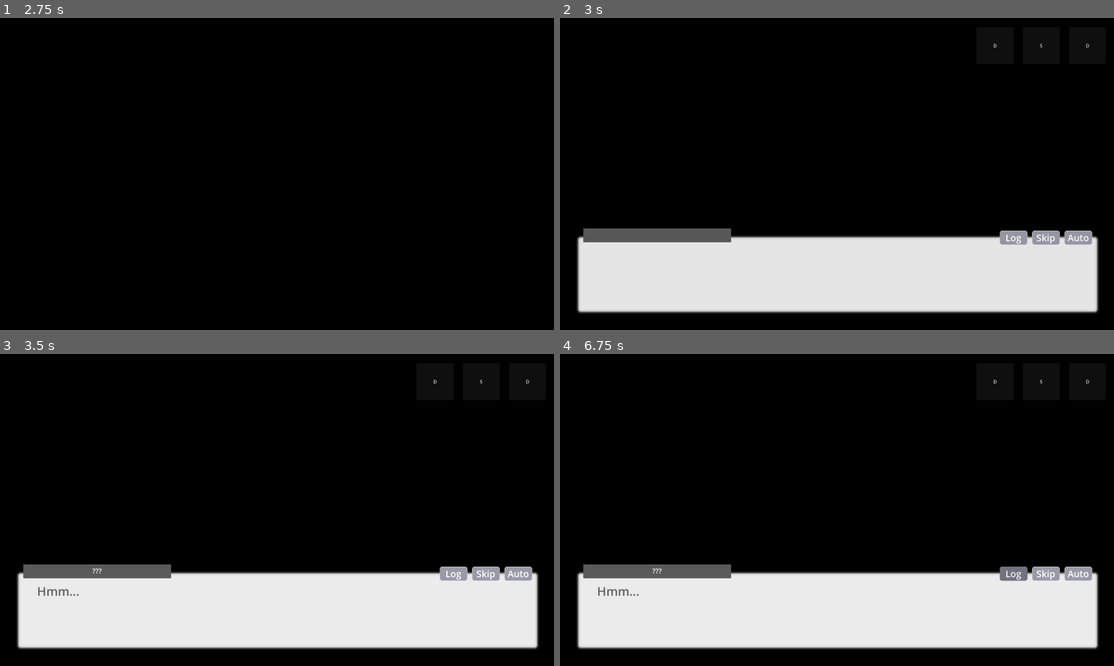
Above: before the commit, frames 1-4 (two rows, left to right).
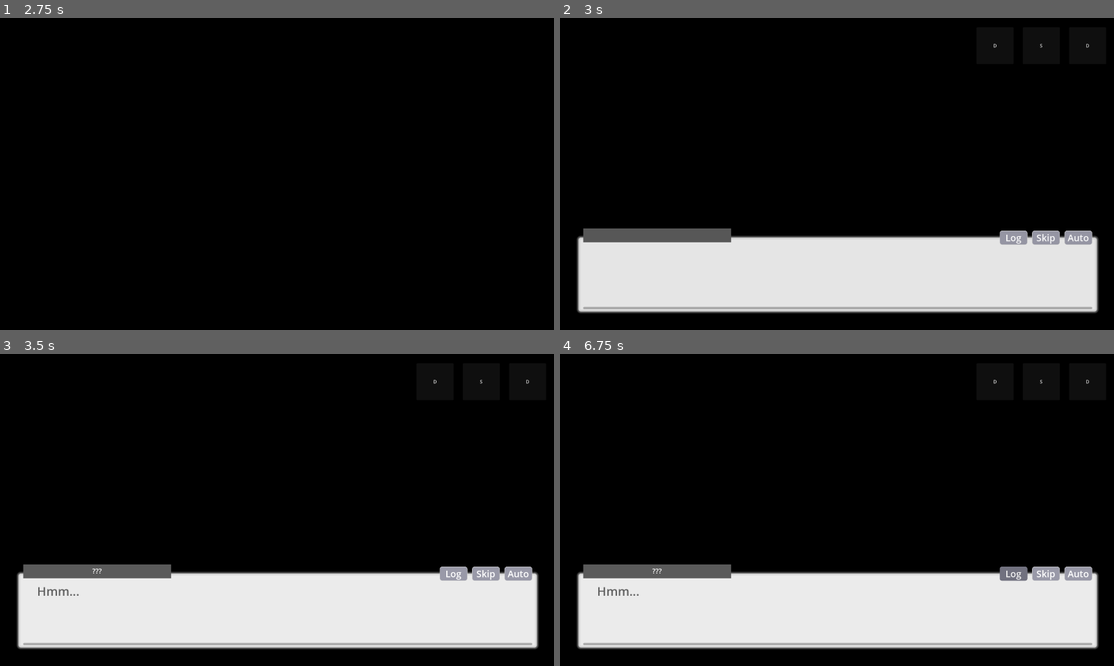
Above: after the commit, the same moments.

Repository: SaturdayMilkshake/pesticide-game
Game: Godot game, scene res://scenes/managers/scene_manager/scene_manager.tscn
Same seed, same stepped clock (60 frames per second), same inputs: the game is played once before the commit and once after it.
Inputs (mouse positions are in pixels of both pictures, inside the frame that each line leads up to):
- Up to frame 1 (2.75 s): tap Enter (ui_accept) at 0.5, 0.6, 0.77, 1.07 s; move the mouse to (398, 158) at 0.52 s; click (398, 158) at 0.67 s; click "Auto" at 1.25 s; click "Skip" at 2 s
- Up to frame 2 (3 s): click "Skip" at 2.75 s
- Up to frame 3 (3.5 s): no input
- Up to frame 4 (6.75 s): click "Log" at 3.5 s; click "D" at 4.25 s; click "S" at 5 s; click "D" at 5.75 s; click "Log" at 6.5 s

Frame 1 is identical in both runs. In frame 2, 0.6% of the frame differs, in the area x 4-97%, y 92-94%; in frame 3, 0.6%; in frame 4, 0.6%.

Commit message:
add relative viewport object and character movement

Diff:
--- a/data_handler.gd
+++ b/data_handler.gd
@@ -20,34 +20,57 @@
 	"secret_3": false,
 }
 
-var game_data: Dictionary = {}
-var game_settings: Dictionary = {
+var default_game_settings: Dictionary = {
+	#Audio
 	"music_volume": 80,
 	"sound_effects_volume": 80,
-	"text_read_speed": 30,
+	#Gameplay
+	"text_read_speed": 50,
+	"auto_advance_time": 1.6,
 	"research_mode": false,
 }
 
+var game_data: Dictionary = {}
+var game_settings: Dictionary = {}
+
 func _ready() -> void:
 	game_data = default_game_data
+	game_settings = default_game_settings
 
 func load_data() -> void:
 	if !FileAccess.file_exists("user://save_data.save"):
 		SignalHandler.emit_signal("scene_manager_show_dialog", "message", "no_save_file")
-		FileAccess.open("user://save_data.save", FileAccess.WRITE)
+		var _file: FileAccess = FileAccess.open("user://save_data.save", FileAccess.WRITE)
 	else:
 		pass
 
 func load_settings() -> void:
-	pass
+	var config_file: ConfigFile = ConfigFile.new()
+
+	var err: Error = config_file.load("user://user_settings.cfg")
+
+	if err != OK:
+		return
+
+	for setting in config_file.get_sections():
+		pass
 
 func save_data() -> void:
-	pass
+	var config_file: ConfigFile = ConfigFile.new()
+
+	config_file.set_value("audio", "music_volume", game_settings["music_volume"])
+	config_file.set_value("audio", "sound_effects_volume", game_settings["sound_effects_volume"])
+
+	config_file.set_value("gameplay", "text_read_speed", game_settings["text_read_speed"])
+
+	config_file.save("user://user_settings.cfg")
 
 func save_settings() -> void:
-	pass
+	if !FileAccess.file_exists("user://user_settings.cfg"):
+		var _settings_file: FileAccess = FileAccess.open("user://user_settings.cfg", FileAccess.WRITE)
 
 func reset_data() -> void:
+	game_data = default_game_data
 	if FileAccess.file_exists("user://save_data.save"):
 		FileAccess.open("user://save_data.save", FileAccess.WRITE)
 	else:
--- a/dialogue/prologue.csv
+++ b/dialogue/prologue.csv
@@ -1,32 +1,34 @@
 SAY,???,Hmm...,,
-CHAR,Magenta,,,
-CHAR,Navy,,,
-WAIT,3,,,
+CHAR,Magenta,0.3,0.7,res://assets/characters/magenta_down.png
+CHAR,Navy,0.7,0.7,res://assets/characters/navy_down.png
+OBJ,0,0,res://assets/characters/navy_down.png,
+WAIT,1,,,
 SAY,Magenta,Hello world!,,
 SAY,Magenta,Demonstration!,res://assets/characters/magenta_hurt_down.png,
 SAY,Magenta,The quick brown fox jumps over the lazy dog.,res://assets/characters/magenta_down.png,
-CHAR_MOVE,Navy,512,0,0.7
+CHAR_MOVE,Navy,0.7,0.7,0.7
 SAY,Navy,Shut up with these weird dialogue demonstrations.,res://assets/characters/navy_down.png,
 SAY,Magenta,Not sure what they meant by that.,,
 SAY,Magenta,"Have you ever tried stand-up comedy, Navy?",,
 SAY,Navy,I have no interest in such frivolous matters.,,
 C_ZOOM,2,0.3,,
 SAY,Magenta,Oh well. Does the zooming work?,,
-C_MOVE,100,0,0.5,
+C_MOVE,0,0,0.5,
+C_ZOOM,1,0.5,,
 SAY,Magenta,"The camera has moved as well. Check the alignment, please.",,
-C_MOVE_R,960,540,1,
+C_MOVE,0.8,0.5,1,
 SAY,Magenta,"It’s a bit off-center, don’t you think?",,
 SAY,Magenta,Let’s try to fix that.,,
-C_MOVE_R,-480,0,1,
+C_MOVE,0.7,0.5,1,
 SAY,Magenta,Still a bit more...,,
-C_MOVE_R,-120,0,1,
+C_MOVE,0.6,0.5,1,
 SAY,Magenta,"More to the left, just a little...",,
-C_MOVE_R,-60,0,1,
+C_MOVE,0.55,0.5,1,
 SAY,Magenta,"Alright, fine, that works. We don’t really need to be incredibly precise.",,
-C_MAZ,192,128,4,2
+C_MAZ,0.3,0.5,4,2
 SAY,Magenta,"Yeah, I just said that works. It’s way too close to my face already!",res://assets/characters/magenta_hurt_down.png,
-C_ZOOM,2,2,,
-C_MOVE_R,384,128,2,
+C_ZOOM,1,1,,
+C_MOVE,0.5,0.5,2,
 SAY,Magenta,"Cool. Please, don’t touch the camera anymore.",res://assets/characters/magenta_down.png,
 SAY,Magenta,Just step from it away slowly... it’s already good as it is. Thanks!,,
 SAY,Magenta,"Anyway... Sat is a huge Formula 1 fan, you know?",,
--- a/scenes/dialogs/settings_dialog.gd
+++ b/scenes/dialogs/settings_dialog.gd
@@ -20,11 +20,14 @@
 func _on_reset_save_file_pressed() -> void:
 	SignalHandler.emit_signal("scene_manager_show_dialog", "option", "reset_save_file")
 
-func _on_audio_slider_value_changed(value: float) -> void:
+func _on_audio_slider_value_changed(_value: float) -> void:
 	pass # Replace with function body.
 
-func _on_sound_effects_slider_value_changed(value: float) -> void:
+func _on_sound_effects_slider_value_changed(_value: float) -> void:
 	pass # Replace with function body.
 
 func _on_text_read_speed_slider_value_changed(value: float) -> void:
 	DataHandler.game_settings["text_read_speed"] = value
+
+func _on_auto_advance_time_slider_value_changed(value: float) -> void:
+	DataHandler.game_settings["auto_advance_time"] = value
--- a/scenes/dialogs/settings_dialog.tscn
+++ b/scenes/dialogs/settings_dialog.tscn
@@ -311,14 +311,14 @@
 offset_left = 40.0
 offset_top = 72.0
 offset_right = 336.0
-offset_bottom = 127.0
+offset_bottom = 128.0
 theme = ExtResource("2_phb1t")
 theme_type_variation = &"DialogTitle"
 text = "Music"
 
 [node name="AudioSlider" type="HSlider" parent="ScrollContainer/Control/Audio"]
 layout_mode = 0
-offset_left = 400.0
+offset_left = 448.0
 offset_top = 72.0
 offset_right = 1152.0
 offset_bottom = 128.0
@@ -331,14 +331,14 @@
 offset_left = 40.0
 offset_top = 136.0
 offset_right = 336.0
-offset_bottom = 191.0
+offset_bottom = 192.0
 theme = ExtResource("2_phb1t")
 theme_type_variation = &"DialogTitle"
 text = "Sound Effects"
 
 [node name="SoundEffectsSlider" type="HSlider" parent="ScrollContainer/Control/Audio"]
 layout_mode = 0
-offset_left = 400.0
+offset_left = 448.0
 offset_top = 136.0
 offset_right = 1152.0
 offset_bottom = 192.0
@@ -367,16 +367,16 @@
 offset_left = 48.0
 offset_top = 88.0
 offset_right = 368.0
-offset_bottom = 143.0
+offset_bottom = 144.0
 theme = ExtResource("2_phb1t")
 theme_type_variation = &"DialogTitle"
 text = "Text Read Speed"
 
 [node name="Slow" type="Label" parent="ScrollContainer/Control/Game/TextReadSpeed"]
 layout_mode = 0
-offset_left = 352.0
+offset_left = 400.0
 offset_top = 32.0
-offset_right = 424.0
+offset_right = 472.0
 offset_bottom = 66.0
 theme = ExtResource("2_phb1t")
 theme_type_variation = &"DialogText"
@@ -386,9 +386,9 @@
 
 [node name="Normal" type="Label" parent="ScrollContainer/Control/Game/TextReadSpeed"]
 layout_mode = 0
-offset_left = 680.0
+offset_left = 704.0
 offset_top = 32.0
-offset_right = 776.0
+offset_right = 800.0
 offset_bottom = 66.0
 theme = ExtResource("2_phb1t")
 theme_type_variation = &"DialogText"
@@ -412,23 +412,45 @@
 
 [node name="TextReadSpeedSlider" type="HSlider" parent="ScrollContainer/Control/Game"]
 layout_mode = 0
-offset_left = 400.0
+offset_left = 448.0
 offset_top = 88.0
 offset_right = 1152.0
 offset_bottom = 144.0
 focus_mode = 0
 theme = ExtResource("2_phb1t")
 min_value = 10.0
-max_value = 50.0
-step = 10.0
-value = 30.0
-
-[node name="ResetSaveFile" type="Button" parent="ScrollContainer/Control/Game"]
+max_value = 90.0
+step = 20.0
+value = 50.0
+
+[node name="AutoAdvanceTime" type="Label" parent="ScrollContainer/Control/Game"]
 layout_mode = 0
 offset_left = 48.0
+offset_top = 152.0
+offset_right = 420.0
+offset_bottom = 208.0
+theme = ExtResource("2_phb1t")
+theme_type_variation = &"DialogTitle"
+text = "Auto Advance Time"
+
+[node name="AutoAdvanceTimeSlider" type="HSlider" parent="ScrollContainer/Control/Game"]
+layout_mode = 0
+offset_left = 448.0
 offset_top = 160.0
 offset_right = 1152.0
-offset_bottom = 224.0
+offset_bottom = 216.0
+theme = ExtResource("2_phb1t")
+min_value = 0.2
+max_value = 3.0
+step = 0.1
+value = 1.6
+
+[node name="ResetSaveFile" type="Button" parent="ScrollContainer/Control/Game"]
+layout_mode = 0
+offset_left = 48.0
+offset_top = 224.0
+offset_right = 1152.0
+offset_bottom = 288.0
 focus_mode = 0
 theme = ExtResource("2_phb1t")
 theme_type_variation = &"DialogButton"
@@ -438,4 +460,5 @@
 [connection signal="value_changed" from="ScrollContainer/Control/Audio/AudioSlider" to="." method="_on_audio_slider_value_changed"]
 [connection signal="value_changed" from="ScrollContainer/Control/Audio/SoundEffectsSlider" to="." method="_on_sound_effects_slider_value_changed"]
 [connection signal="value_changed" from="ScrollContainer/Control/Game/TextReadSpeedSlider" to="." method="_on_text_read_speed_slider_value_changed"]
+[connection signal="value_changed" from="ScrollContainer/Control/Game/AutoAdvanceTimeSlider" to="." method="_on_auto_advance_time_slider_value_changed"]
 [connection signal="pressed" from="ScrollContainer/Control/Game/ResetSaveFile" to="." method="_on_reset_save_file_pressed"]
--- a/scenes/managers/dialogue_manager/character/character.gd
+++ b/scenes/managers/dialogue_manager/character/character.gd
@@ -14,6 +14,9 @@
 	if target == character_name:
 		texture.texture = load(new_texture)
 
+func change_texture_untargeted(new_texture: String) -> void:
+	texture.texture = load(new_texture)
+
 func set_saying_status(target: String) -> void:
 	if target == character_name:
 		highlight_character(true)
--- a/scenes/managers/dialogue_manager/character/character.tscn
+++ b/scenes/managers/dialogue_manager/character/character.tscn
@@ -52,16 +52,16 @@
 [node name="Character" type="Control" groups=["characters"]]
 layout_mode = 3
 anchors_preset = 0
-offset_right = 640.0
-offset_bottom = 768.0
 script = ExtResource("1_dppid")
 
 [node name="Texture" type="TextureRect" parent="."]
 material = SubResource("ShaderMaterial_6gkpq")
 layout_mode = 0
-offset_right = 640.0
-offset_bottom = 768.0
-pivot_offset = Vector2(320, 384)
+offset_left = -540.0
+offset_top = -540.0
+offset_right = 540.0
+offset_bottom = 540.0
+pivot_offset = Vector2(540, 540)
 texture = ExtResource("2_jftni")
 expand_mode = 1
 stretch_mode = 5
--- a/scenes/managers/dialogue_manager/dialogue_manager.gd
+++ b/scenes/managers/dialogue_manager/dialogue_manager.gd
@@ -7,11 +7,13 @@
 @export var text_label: Node = null
 @export var character_label: Node = null
 @onready var characters: Node = $Characters
+@onready var objects: Node = $Objects
 
 @onready var advance_timer: Node = $CanvasLayer/DialogueBox/AdvanceTimer
 @onready var animation_player: Node = $AnimationPlayer
 @onready var camera: Node = $Camera
 @onready var wait_timer: Node = $WaitTimer
+@onready var dialogue_progress: Node = $CanvasLayer/DialogueBox/DialogueProgress
 
 @onready var music_player: Node = $MusicPlayer
 @onready var sound_effect_player: Node = $SoundEffectPlayer
@@ -26,6 +28,7 @@
 }
 
 var active_characters: Array = []
+var active_objects: Array = []
 
 var dialogue: Array = []
 var current_dialogue_index: int = 0
@@ -68,11 +71,19 @@
 	if current_dialogue_index >= dialogue.size() - 1:
 		print_debug("Cannot advance dialogue, index exceeded size!")
 		animation_player.play("HideDialogueBox")
-		emit_signal("dialogue_finished")
+		var ending_timer: Timer = Timer.new()
+		add_child(ending_timer)
+		ending_timer.connect("timeout", Callable(self, "_on_ending_timer_timeout"))
+		ending_timer.start(3)
 		advancing_active = false
 	else:
 		current_dialogue_index += 1
 		process_dialogue_command()
+	var dialogue_progress_tween: Tween = create_tween()
+	dialogue_progress_tween.tween_property(dialogue_progress, "value", float(current_dialogue_index + 1.0) / dialogue.size(), 0.5)
+
+func _on_ending_timer_timeout() -> void:
+	emit_signal("dialogue_finished")
 
 func skip_playing_dialogue() -> void:
 	if dialogue_tween:
@@ -84,7 +95,7 @@
 		text_box_state = TextBoxState.READY
 
 	if auto_mode_active:
-		advance_timer.start()
+		advance_timer.start(DataHandler.game_settings["auto_advance_time"])
 
 func dialogue_tween_finished() -> void:
 	if current_dialogue_index >= dialogue.size():
@@ -93,7 +104,7 @@
 		text_box_state = TextBoxState.READY
 
 	if auto_mode_active:
-		advance_timer.start()
+		advance_timer.start(DataHandler.game_settings["auto_advance_time"])
 
 func _on_skip_pressed() -> void:
 	text_box_state = TextBoxState.FINISHED
@@ -115,11 +126,12 @@
 				advance_dialogue()
 			TextBoxState.READING:
 				skip_playing_dialogue()
-				advance_timer.start()
+				advance_timer.start(DataHandler.game_settings["auto_advance_time"])
 			TextBoxState.FINISHED:
 				pass
 	else:
 		auto_mode_active = false
+		advance_timer.stop()
 
 func initialize_new_character() -> void:
 	var new_character: Node = load("res://scenes/managers/dialogue_manager/character/character.tscn").instantiate()
@@ -139,6 +151,9 @@
 func process_dialogue_command() -> void:
 	var current_command: DialogueData = dialogue[current_dialogue_index]
 	match current_command.type:
+		"ACTION":
+			process_dialogue_action(current_command.parameters[0])
+			advance_dialogue()
 		"BG":
 			if current_command.parameters[0] == "NULL":
 				emit_signal("change_background", current_command.parameters[0])
@@ -153,7 +168,7 @@
 		"C_MAZ":
 			advancing_active = false
 			var movement_tween: Tween = create_tween()
-			movement_tween.tween_property(camera, "global_position", Vector2(int(current_command.parameters[0]), int(current_command.parameters[1])), float(current_command.parameters[3]))
+			movement_tween.tween_property(camera, "global_position", Vector2(float(current_command.parameters[0]) * get_viewport().size.x, float(current_command.parameters[1]) * get_viewport().size.y), float(current_command.parameters[3]))
 
 			var zoom_tween: Tween = create_tween()
 			zoom_tween.tween_property(camera, "zoom", Vector2(float(current_command.parameters[2]), float(current_command.parameters[2])), float(current_command.parameters[3]))
@@ -162,7 +177,7 @@
 		"C_MOVE":
 			advancing_active = false
 			var tween: Tween = create_tween()
-			tween.tween_property(camera, "global_position", Vector2(int(current_command.parameters[0]), int(current_command.parameters[1])), float(current_command.parameters[2]))
+			tween.tween_property(camera, "global_position", Vector2(float(current_command.parameters[0]) * get_viewport().size.x, float(current_command.parameters[1]) * get_viewport().size.y), float(current_command.parameters[2]))
 			tween.tween_callback(func() -> void: advancing_active = true)
 			tween.tween_callback(func() -> void: advance_dialogue())
 		"C_MOVE_R":
@@ -182,7 +197,9 @@
 				var new_character: Node = load("res://scenes/managers/dialogue_manager/character/character.tscn").instantiate()
 				characters.add_child(new_character)
 				active_characters.append(new_character)
+				new_character.global_position = Vector2(float(current_command.parameters[1]) * get_viewport().size.x, float(current_command.parameters[2]) * get_viewport().size.y)
 				new_character.character_name = current_command.parameters[0]
+				new_character.change_texture_untargeted(current_command.parameters[3])
 			advance_dialogue()
 		"CHAR_MOVE":
 			advancing_active = false
@@ -195,7 +212,7 @@
 					break
 
 			if target_character:
-				tween.tween_property(target_character, "global_position", Vector2(float(current_command.parameters[1]), float(current_command.parameters[2])), float(current_command.parameters[3]))
+				tween.tween_property(target_character, "global_position", Vector2(float(current_command.parameters[1]) * get_viewport().size.x, float(current_command.parameters[2]) * get_viewport().size.y), float(current_command.parameters[3]))
 				tween.tween_callback(func() -> void: advancing_active = true)
 				tween.tween_callback(func() -> void: advance_dialogue())
 			else:
@@ -204,6 +221,15 @@
 			if ResourceLoader.exists(current_command.parameters[0]) && str(current_command.parameters[0]).get_extension() == "ogg":
 				music_player.stream = load(current_command.parameters[0])
 				music_player.play()
+			advance_dialogue()
+		"OBJ":
+			if current_command.parameters[0] != "":
+				var new_object: Node = load("res://scenes/managers/dialogue_manager/object/object.tscn").instantiate()
+				objects.add_child(new_object)
+				active_objects.append(new_object)
+				new_object.global_position = Vector2(float(current_command.parameters[1]) * get_viewport().size.x, float(current_command.parameters[2]) * get_viewport().size.y)
+				new_object.id = active_objects.size() + 1
+				new_object.change_texture(current_command.parameters[2])
 			advance_dialogue()
 		"SAY":
 			text_box_state = TextBoxState.READING
@@ -248,3 +274,8 @@
 
 func _on_music_player_finished() -> void:
 	music_player.play()
+
+func process_dialogue_action(action: String) -> void:
+	match action:
+		_:
+			pass
--- a/scenes/managers/dialogue_manager/dialogue_manager.tscn
+++ b/scenes/managers/dialogue_manager/dialogue_manager.tscn
@@ -90,7 +90,6 @@
 offset_top = 760.0
 offset_right = 1856.0
 offset_bottom = 1016.0
-metadata/_edit_group_ = true
 
 [node name="TextBoxBackground" type="Panel" parent="CanvasLayer/DialogueBox"]
 layout_mode = 0
@@ -164,6 +163,16 @@
 [node name="AdvanceTimer" type="Timer" parent="CanvasLayer/DialogueBox"]
 one_shot = true
 
+[node name="DialogueProgress" type="ProgressBar" parent="CanvasLayer/DialogueBox"]
+layout_mode = 0
+offset_left = 16.0
+offset_top = 240.0
+offset_right = 1776.0
+offset_bottom = 248.0
+max_value = 1.0
+step = 0.001
+show_percentage = false
+
 [node name="AnimationPlayer" type="AnimationPlayer" parent="."]
 libraries = {
 &"": SubResource("AnimationLibrary_gv2nn")
@@ -173,6 +182,12 @@
 anchors_preset = 0
 offset_right = 1928.0
 offset_bottom = 1088.0
+metadata/_edit_lock_ = true
+
+[node name="Objects" type="Control" parent="."]
+anchors_preset = 0
+offset_right = 40.0
+offset_bottom = 40.0
 metadata/_edit_lock_ = true
 
 [node name="DialogueFileManager" parent="." instance=ExtResource("4_wja8m")]
--- /dev/null
+++ b/scenes/managers/dialogue_manager/object/object.gd
@@ -0,0 +1,9 @@
+extends Control
+
+var id: int = 0
+
+@onready var texture: Node = $Texture
+
+func change_texture(new_texture: String) -> void:
+	texture.texture = load(new_texture)
+	texture.pivot_offset = Vector2(texture.size.x / 2, texture.size.y / 2)
--- /dev/null
+++ b/scenes/managers/dialogue_manager/object/object.tscn
@@ -0,0 +1,23 @@
+[gd_scene load_steps=2 format=3 uid="uid://c456perh2tofe"]
+
+[ext_resource type="Script" uid="uid://dsuf1f0tkq1v8" path="res://scenes/managers/dialogue_manager/object/object.gd" id="1_d325q"]
+
+[node name="Object" type="Control"]
+layout_mode = 3
+anchors_preset = 15
+anchor_right = 1.0
+anchor_bottom = 1.0
+offset_right = -1920.0
+offset_bottom = -1080.0
+grow_horizontal = 2
+grow_vertical = 2
+script = ExtResource("1_d325q")
+
+[node name="Texture" type="TextureRect" parent="."]
+layout_mode = 0
+offset_left = -32.0
+offset_top = -32.0
+offset_right = 32.0
+offset_bottom = 32.0
+pivot_offset = Vector2(32, 32)
+stretch_mode = 5
--- a/scenes/managers/game_manager/game_manager.gd
+++ b/scenes/managers/game_manager/game_manager.gd
@@ -12,10 +12,13 @@
 	log_manager.show_log()
 
 func _on_dialogue_manager_change_background(path: String) -> void:
-	background.texture = load(path)
+	if !ResourceLoader.exists(path):
+		background.texture = null
+	else:
+		background.texture = load(path)
 
 func _on_dialogue_manager_dialogue_finished() -> void:
-	pass
+	SignalHandler.emit_signal("scene_manager_change_scene", "res://scenes/stage_select_screen/stage_select_screen.tscn")
 
 func _on_dialogue_manager_dialogue_said(character: String, dialogue: String) -> void:
 	log_manager.update_log(character, dialogue)
--- a/scenes/managers/game_manager/game_manager.tscn
+++ b/scenes/managers/game_manager/game_manager.tscn
@@ -1,8 +1,17 @@
-[gd_scene load_steps=4 format=3 uid="uid://b6l0abp45x6su"]
+[gd_scene load_steps=6 format=3 uid="uid://b6l0abp45x6su"]
 
 [ext_resource type="Script" uid="uid://u4d6t5gv2n7g" path="res://scenes/managers/game_manager/game_manager.gd" id="1_imdmq"]
 [ext_resource type="PackedScene" uid="uid://c7ykebmwpg4o6" path="res://scenes/managers/log_manager/log_manager.tscn" id="1_kiihf"]
 [ext_resource type="PackedScene" uid="uid://bkg48ip2pojym" path="res://scenes/managers/dialogue_manager/dialogue_manager.tscn" id="2_imdmq"]
+
+[sub_resource type="Animation" id="Animation_imdmq"]
+resource_name = "DialogueFinished"
+step = 0.1
+
+[sub_resource type="AnimationLibrary" id="AnimationLibrary_6fqxo"]
+_data = {
+&"DialogueFinished": SubResource("Animation_imdmq")
+}
 
 [node name="GameManager" type="Node" node_paths=PackedStringArray("log_manager", "background")]
 script = ExtResource("1_imdmq")
@@ -18,6 +27,9 @@
 [node name="DialogueManager" parent="." instance=ExtResource("2_imdmq")]
 
 [node name="AnimationPlayer" type="AnimationPlayer" parent="."]
+libraries = {
+&"": SubResource("AnimationLibrary_6fqxo")
+}
 
 [node name="CanvasLayer" type="CanvasLayer" parent="."]
 layer = 2
--- a/scenes/managers/log_manager/log_manager.gd
+++ b/scenes/managers/log_manager/log_manager.gd
@@ -2,6 +2,7 @@
 
 @export var scroll_container: Node = null
 @export var log_item_container: Node = null
+
 func _ready() -> void:
 	self.visible = false
 
--- a/scenes/managers/scene_manager/scene_manager.gd
+++ b/scenes/managers/scene_manager/scene_manager.gd
@@ -18,6 +18,7 @@
 	SignalHandler.connect("scene_manager_change_scene", Callable(self, "change_scene"))
 	SignalHandler.connect("scene_manager_show_dialog", Callable(self, "scene_manager_show_dialog"))
 	SignalHandler.connect("scene_manager_show_settings", Callable(self, "scene_manager_show_settings"))
+	SignalHandler.connect("scene_manager_process_action", Callable(self, "process_action"))
 	if starting_scene_override:
 		change_scene(starting_scene_override)
 	else:
--- a/scenes/stage_select_screen/stage_select_screen.gd
+++ b/scenes/stage_select_screen/stage_select_screen.gd
@@ -4,7 +4,7 @@
 	pass
 
 func load_ready() -> void:
-	SignalHandler.emit_signal("scene_manager_show_dialog", "message", "no_save_file")
+	pass
 
 func _on_button_pressed() -> void:
 	SignalHandler.emit_signal("scene_manager_change_scene", "res://scenes/title_screen/title_screen.tscn")
--- a/scripts/dialogue_data.gd
+++ b/scripts/dialogue_data.gd
@@ -26,13 +26,13 @@
 
 func set_default_parameter_sizes() -> void:
 	match type:
-		"BG", "WAIT", "MUSIC":
+		"ACTION", "BG", "WAIT", "MUSIC":
 			parameters.resize(1)
-		"CHAR", "C_ZOOM":
+		"C_ZOOM":
 			parameters.resize(2)
-		"C_MOVE", "C_MOVE_R", "SAY":
+		"C_MOVE", "C_MOVE_R", "OBJ", "SAY":
 			parameters.resize(3)
-		"C_MAZ", "CHAR_MOVE":
+		"CHAR", "C_MAZ", "CHAR_MOVE":
 			parameters.resize(4)
 		_:
 			pass
--- a/scripts/signal_handler.gd
+++ b/scripts/signal_handler.gd
@@ -7,3 +7,5 @@
 signal scene_manager_show_dialog(dialog_type: String, message_header: String)
 @warning_ignore("unused_signal")
 signal scene_manager_show_settings
+@warning_ignore("unused_signal")
+signal scene_manager_process_action(action: String)
Not shown, added: scenes/managers/dialogue_manager/object/object.gd.uid
Not shown, changed: dialogue/.~lock.prologue.csv#
